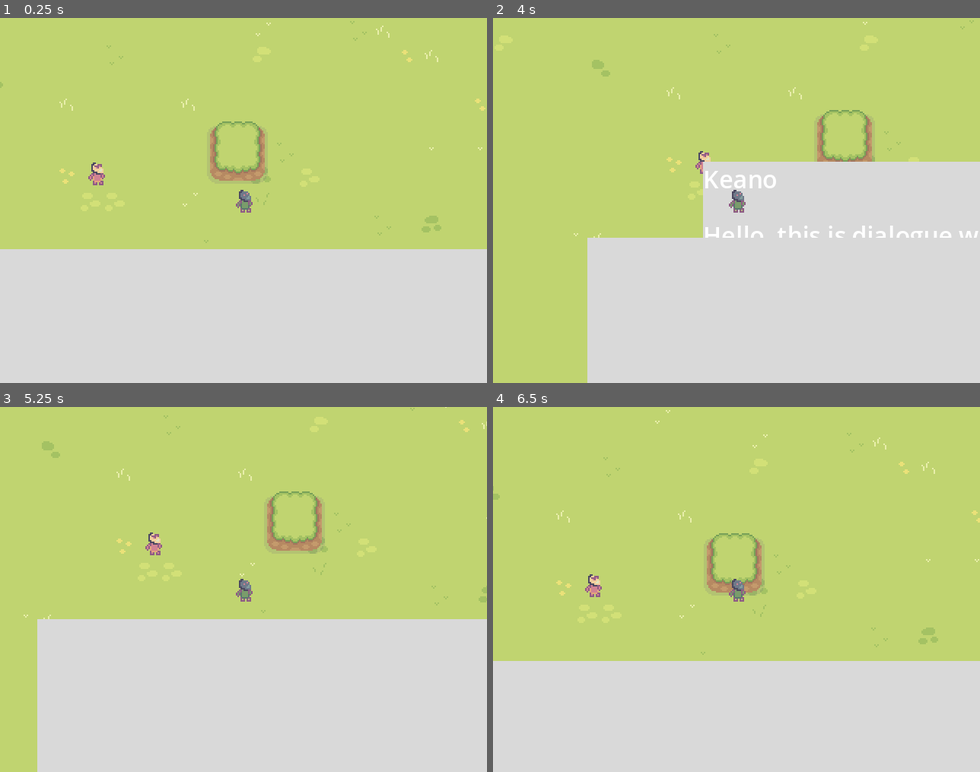
Above: before the commit, frames 1-4 (two rows, left to right).
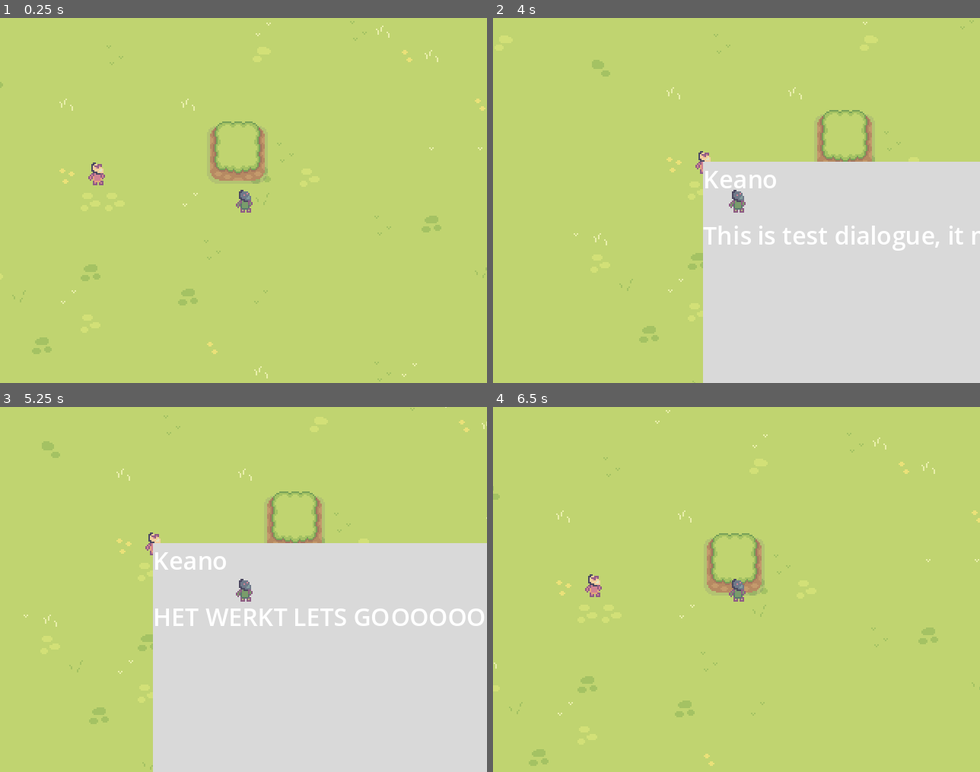
Above: after the commit, the same moments.

Repository: RainbowNova/Adventure-Game-Jam-2023
Game: Godot game, scene res://TestingArea.tscn
The game is run twice, just before and just after one commit, with the same random seed, the same clock (stepped at 60 frames per second) and the same inputs.
Inputs:
- Up to frame 1 (0.25 s): no input
- Up to frame 2 (4 s): tap Enter at 0.5, 2 s; hold E (interact) 0.53-1.28 s; hold Up (ui_up) 0.53-2.03 s; tap Space at 1.25 s; tap E (interact) at 1.35, 2.85 s; hold E (interact) 2.03-2.78 s; hold Left (ui_left) 2.03-3.53 s; hold Down (ui_down) from 3.53 s (still down); hold E (interact) from 3.53 s (still down)
- Up to frame 3 (5.25 s): release Down (ui_down) at 4.28 s; release E (interact) at 4.28 s; hold Right (ui_right) 4.28-5.03 s; tap E (interact) at 4.35 s; hold Up (ui_up) from 5.03 s (still down); hold E (interact) from 5.03 s (still down)
- Up to frame 4 (6.5 s): release Up (ui_up) at 5.78 s; release E (interact) at 5.78 s; hold Right (ui_right) from 5.78 s (still down); tap E (interact) at 5.85 s

The runs differ from the first frame. In frame 1, 37% of the frame differs, in the area x 0-100%, y 63-100%; in frame 2, 11%; in frame 3, 25%; in frame 4, 30%.

Commit message:
Dialogue works
It works. It's very scuffed, but it works.

Diff:
--- a/Assets/Dialogue/test_dialogue.json
+++ /dev/null
@@ -1,4 +0,0 @@
-[
-    {"Name":"Keano", "Text":"Hello, this is dialogue which works!"},
-    {"Name":"Keano", "Text":"Epic."}
-]
--- a/Assets/Dialogue/Dialogue.gd
+++ b/Assets/DialogueComponent/DialogueComponent.gd
@@ -1,8 +1,9 @@
 extends Control
 
 signal interacted
+signal dialogue_ended
 
-var dialogue_path = ""
+var current_dialogue_path
 var text_speed = 0.05
 
 var dialogue
@@ -11,7 +12,14 @@
 var finished = false
 
 
+func _ready():
+	current_dialogue_path = "res://DialogueFiles/test_dialogue.json"
+	hide()
+
+
 func start_dialogue():
+	show()
+	phrase_num = 0
 	# Create dialogue instance as child of the current area scene.
 	$Timer.wait_time = text_speed
 	dialogue = get_dialogue()
@@ -21,7 +29,6 @@
 
 func _process(delta):
 	if Input.is_action_just_pressed("interact"):
-		print("Hmmmm")
 		if finished:
 			next_phrase()
 		else:
@@ -29,9 +36,10 @@
 
 
 func get_dialogue():
-	var f = FileAccess.open("res://Assets/Dialogue/test_dialogue.json", FileAccess.READ)
+	# System that filters json file to find out which conversation dialogue is needed.
+	var f = FileAccess.open(current_dialogue_path, FileAccess.READ)
 
-	f.open(dialogue_path, FileAccess.READ)
+	f.open(current_dialogue_path, FileAccess.READ)
 	var json = f.get_as_text()
 
 	var output = JSON.parse_string(json)
@@ -44,7 +52,9 @@
 
 func next_phrase():
 	if phrase_num >= len(dialogue):
-		queue_free()
+		emit_signal("dialogue_ended")
+		current_dialogue_path = "res://DialogueFiles/test_dialogue2.json" # Very temporary.
+		hide()
 		return
 	finished = false
 	$VBoxContainer/ColorRect/NameLabel.bbcode_text = dialogue[phrase_num]["Name"]
--- a/Assets/Dialogue/Dialogue.tscn
+++ b/Assets/DialogueComponent/DialogueComponent.tscn
@@ -1,15 +1,15 @@
-[gd_scene load_steps=2 format=3 uid="uid://bdl6b1atd7sf8"]
+[gd_scene load_steps=2 format=3 uid="uid://2avuct32anlq"]
 
-[ext_resource type="Script" path="res://Assets/Dialogue/Dialogue.gd" id="1_lttkr"]
+[ext_resource type="Script" path="res://Assets/DialogueComponent/DialogueComponent.gd" id="1_i3e3g"]
 
-[node name="Dialogue" type="Control"]
+[node name="DialogueComponent" type="Control"]
 layout_mode = 3
 anchors_preset = 15
 anchor_right = 1.0
 anchor_bottom = 1.0
 grow_horizontal = 2
 grow_vertical = 2
-script = ExtResource("1_lttkr")
+script = ExtResource("1_i3e3g")
 
 [node name="Timer" type="Timer" parent="."]
 
--- /dev/null
+++ b/Assets/DialogueComponent/backup.gd
@@ -0,0 +1,62 @@
+extends Control
+
+signal interacted
+
+var dialogue_path = "res://DialogueFiles/test_dialogue.json"
+var text_speed = 0.05
+
+var dialogue
+
+var phrase_num = 0
+var finished = false
+
+
+func start_dialogue():
+	# Create dialogue instance as child of the current area scene.
+	$Timer.wait_time = text_speed
+	dialogue = get_dialogue()
+	assert(dialogue, "Dialogue not found")
+	next_phrase()
+
+
+func _process(delta):
+	if Input.is_action_just_pressed("interact"):
+		print("Hmmmm")
+		if finished:
+			next_phrase()
+		else:
+			$VBoxContainer/ColorRect/DialogueLabel.visible_characters = len($VBoxContainer/ColorRect/DialogueLabel.text)
+
+
+func get_dialogue():
+	var f = FileAccess.open(dialogue_path, FileAccess.READ)
+
+	f.open(dialogue_path, FileAccess.READ)
+	var json = f.get_as_text()
+
+	var output = JSON.parse_string(json)
+
+	if typeof(output) == TYPE_ARRAY:
+		return output
+	else:
+		return []
+
+
+func next_phrase():
+	if phrase_num >= len(dialogue):
+		return
+	finished = false
+	$VBoxContainer/ColorRect/NameLabel.bbcode_text = dialogue[phrase_num]["Name"]
+	$VBoxContainer/ColorRect/DialogueLabel.bbcode_text = dialogue[phrase_num]["Text"]
+
+	$VBoxContainer/ColorRect/DialogueLabel.visible_characters = 0
+
+	while $VBoxContainer/ColorRect/DialogueLabel.visible_characters < len($VBoxContainer/ColorRect/DialogueLabel.text):
+		$VBoxContainer/ColorRect/DialogueLabel.visible_characters += 1
+
+		$Timer.start()
+		await $Timer.timeout
+
+	finished = true
+	phrase_num += 1
+	return
--- /dev/null
+++ b/DialogueFiles/test_dialogue.json
@@ -0,0 +1,4 @@
+[
+    {"Name": "Keano", "Text": "This is test dialogue, it might never work :D"},
+    {"Name": "Keano", "Text": "HET WERKT LETS GOOOOOOOOOOOOO"}
+]
--- /dev/null
+++ b/DialogueFiles/test_dialogue2.json
@@ -0,0 +1,4 @@
+[
+    {"Name": "Jasper", "Text": "Thee."},
+    {"Name": "Jasper", "Text": "Thee thee"}
+]
--- a/Entities/NPC/NPC.gd
+++ b/Entities/NPC/NPC.gd
@@ -1,6 +1,6 @@
 extends CharacterBody2D
 
-const DIALOGUE = preload("res://Assets/Dialogue/Dialogue.tscn")
+const DIALOGUE = preload("res://Assets/DialogueComponent/DialogueComponent.tscn")
 
 var dialogue_started = false
 
@@ -10,10 +10,13 @@
 func _ready():
 	var interactable_component = get_node("InteractableComponent")
 	interactable_component.connect("interacted", start_dialogue)
-
+	var dialogue_component = get_node("DialogueComponent")
+	dialogue_component.connect("dialogue_ended", end_dialogue)
 
 func start_dialogue():
-	dialogue_started = true
-	var dialogue = DIALOGUE.instantiate()
-	add_child(dialogue)
-	dialogue.start_dialogue()
+	if dialogue_started == false:
+		dialogue_started = true
+		get_node("DialogueComponent").start_dialogue()
+
+func end_dialogue():
+	dialogue_started = false
--- a/Entities/NPC/NPC.tscn
+++ b/Entities/NPC/NPC.tscn
@@ -1,8 +1,9 @@
-[gd_scene load_steps=6 format=3 uid="uid://df5qcspavxhic"]
+[gd_scene load_steps=7 format=3 uid="uid://df5qcspavxhic"]
 
 [ext_resource type="Script" path="res://Entities/NPC/NPC.gd" id="1_6mk23"]
 [ext_resource type="Texture2D" uid="uid://raa4k56c22rt" path="res://Entities/NPC/temp_npc.png" id="1_qp8ev"]
 [ext_resource type="PackedScene" uid="uid://cst5lay50xspj" path="res://Assets/InteractableComponent/InteractableComponent.tscn" id="3_nn2ax"]
+[ext_resource type="PackedScene" uid="uid://2avuct32anlq" path="res://Assets/DialogueComponent/DialogueComponent.tscn" id="4_5c3rb"]
 
 [sub_resource type="RectangleShape2D" id="RectangleShape2D_ty0g2"]
 size = Vector2(5, 7)
@@ -26,3 +27,5 @@
 position = Vector2(-0.0236643, -1.5)
 scale = Vector2(0.927757, 2.5152)
 shape = SubResource("RectangleShape2D_umg38")
+
+[node name="DialogueComponent" parent="." instance=ExtResource("4_5c3rb")]
--- a/TestingArea.tscn
+++ b/TestingArea.tscn
@@ -748,33 +748,3 @@
 
 [node name="NPC" parent="." instance=ExtResource("9_qao1o")]
 position = Vector2(203, 182)
-
-[node name="VBoxContainer" type="VBoxContainer" parent="."]
-offset_left = 127.0
-offset_top = 232.0
-offset_right = 555.0
-offset_bottom = 446.0
-
-[node name="ColorRect" type="ColorRect" parent="VBoxContainer"]
-layout_mode = 2
-size_flags_vertical = 3
-color = Color(0.85098, 0.85098, 0.85098, 1)
-
-[node name="NameLabel" type="RichTextLabel" parent="VBoxContainer/ColorRect"]
-layout_mode = 0
-offset_left = 81.0
-offset_top = 154.0
-offset_right = 174.0
-offset_bottom = 189.0
-bbcode_enabled = true
-
-[node name="DialogueLabel" type="RichTextLabel" parent="VBoxContainer/ColorRect"]
-layout_mode = 0
-offset_top = 37.0
-offset_right = 425.0
-offset_bottom = 213.0
-bbcode_enabled = true
-
-[node name="Indicator" type="Sprite2D" parent="VBoxContainer/ColorRect"]
-
-[node name="Portrait" type="Sprite2D" parent="VBoxContainer/ColorRect"]
